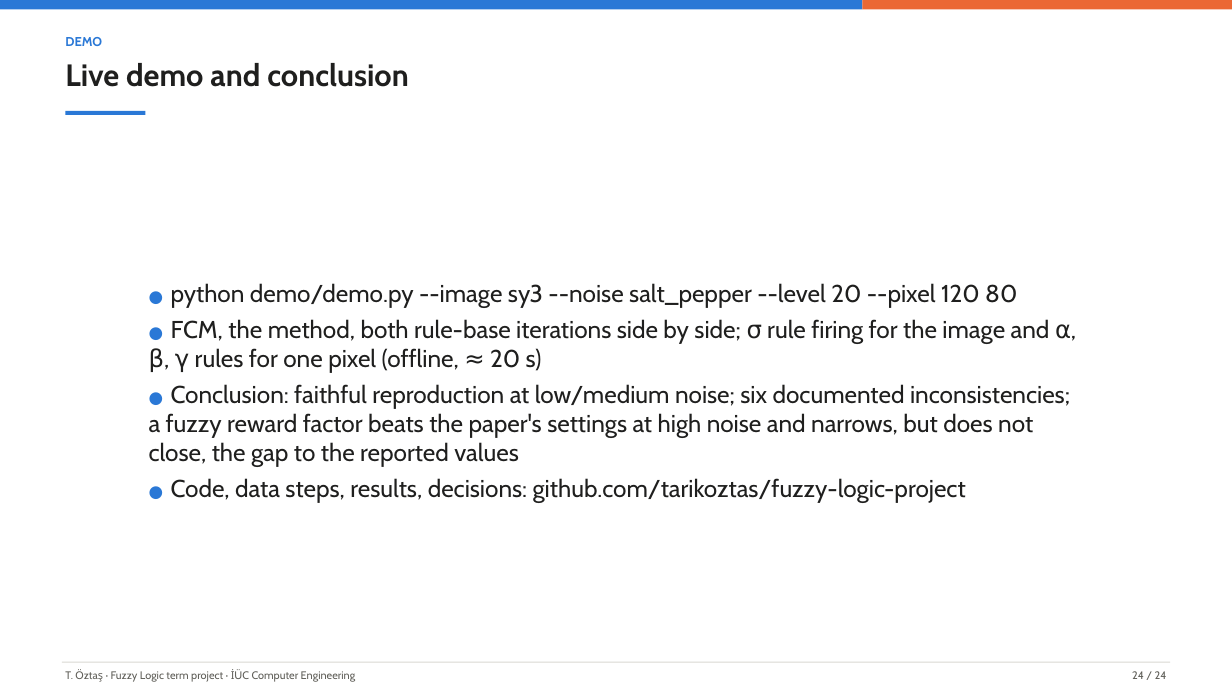
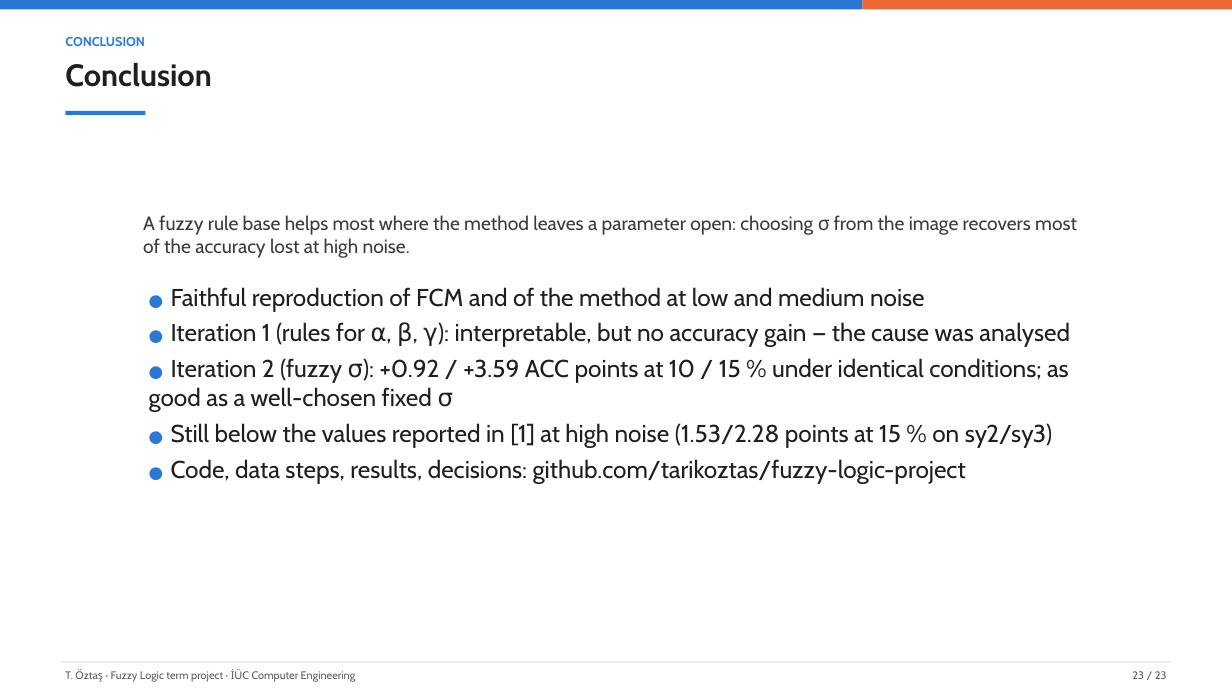
Before and after one commit to tarikoztas/fuzzy-logic-project, a slide deck: slide 23 of presentation/presentation.pptx (slide 24 before the commit). Drawn at 1232x693 pixels with LibreOffice and Linux fonts; fonts in the diff are those of the drawing. Boxes give left, top, right and bottom in pixels: in the first picture for what was removed or moved away, otherwise in the second. Text is boxed around its words. In the diff, an @@ line names an element or a change of style, - is before the commit and + after.

Commit message:
faz9: slides without the demo and the inconsistency slide; short lead text on every content slide (D-048)

```diff
--- a/presentation/presentation.pptx
+++ b/presentation/presentation.pptx
@@ text at bbox=[65, 37, 144, 46]: text changed @@
-DEMO
+CONCLUSION
@@ text at bbox=[65, 63, 211, 87]: text changed @@
-Live demo and conclusion
+Conclusion
@@ text "A fuzzy rule base helps ..." at bbox=[143, 215, 1077, 258]: vertical alignment middle to top @@
@@ text at bbox=[143, 215, 1077, 258]: text changed; size 19 to 15 pt; text colour #1F1F1E to #3C3B36 @@
-● python demo/demo.py --image sy3 --noise salt_pepper --level 20 --pixel 120 80
-● FCM, the method, both rule-base iterations side by side; σ rule firing for the image and α, β, γ rules for one pixel (offline, ≈ 20 s)
-● Conclusion: faithful reproduction at low/medium noise; six documented inconsistencies; a fuzzy reward factor beats the paper's settings at high noise and narrows, but does not close, the gap to the reported values
-● Code, data steps, results, decisions: github.com/tarikoztas/fuzzy-logic-project
+A fuzzy rule base helps most where the method leaves a parameter open: choosing σ from the image recovers most of the accuracy lost at high noise.
@@ text added at bbox=[149, 287, 1070, 484], 19 pt, text #1F1F1E @@
+● Faithful reproduction of FCM and of the method at low and medium noise
+● Iteration 1 (rules for α, β, γ): interpretable, but no accuracy gain — the cause was analysed
+● Iteration 2 (fuzzy σ): +0.92 / +3.59 ACC points at 10 / 15 % under identical conditions; as good as a well-chosen fixed σ
+● Still below the values reported in [1] at high noise (1.53/2.28 points at 15 % on sy2/sy3)
+● Code, data steps, results, decisions: github.com/tarikoztas/fuzzy-logic-project
@@ text at bbox=[1132, 671, 1167, 679]: text changed @@
-24 / 24
+23 / 23
```
Also in this commit, not shown: 21 other slides changed, 1 slide removed, 12 other files.
